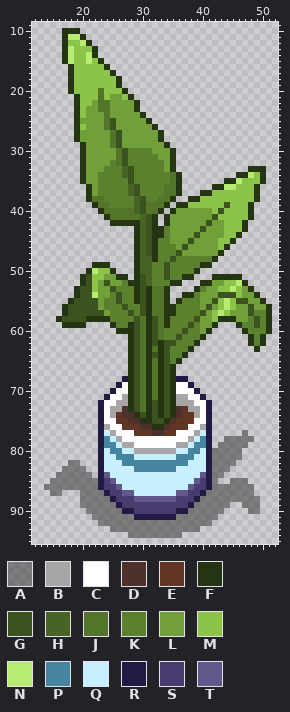
Sprite sheet: Assets/Overworld/House/tall_plant.png. The picture above was drawn from the file before the commit.
The file is 64x96 pixels. Shown: x 12..52, y 9..95.
Palette (. is transparent): A #2c2c2c7e  B #a7a5a5  C #ffffff  D #4f312c  E #613625  F #253413  G #3b531e  H #476425  J #53752a  K #5b802e  L #719f39  M #8cc448  N #b6ec72  P #45859f  Q #c7efff  R #221945  S #483b70  T #62578a
Pixels before (only the part around the change), first column x 12:
62 ................FGJFGFGGKKKF........FKF..
63 ................FGJFJFGKKKF..........F...
64 ................FGJFGFGKKF...............
65 ................FGJFJFGKF................
66 ................FGJFJFGF.................
67 ................FGJFJFGF.................
68 ...............RFGJFJFGFRR...............
69 ..............RCFGJFJFGFCCR..............
70 .............RCCFGJFJFGFCCCR.............
71 ............RCCBFGJFJFGFBBCCR............
72 ...........RCCBBFGJFGFGFBBBCCR...........
73 ...........RCBBDFGJFGFGFDEBBCR...........
74 ...........RCBEDDFGFGFGFDEEBCR...........
75 ...........RCCEEDDFFGGFDEEECCR...........
76 ...........RBCCEEEDDFFDEEECCBR...........
77 ...........RQBCCCEEEDDEECCCBQR.....A.....
78 ...........RPQBCCCCCCCCCCCBQPR..AAAAA....
79 ...........RPPQBBCCCCCCCBBQPPR.AAAAA.....
80 ...........RQPPQQBBBBBBBQQPPQRAAAAA......
81 ...........RQQPPPQQQQQQQPPPQQRAAAAA......
82 ......AA...RQQQPPPPPPPPPPPQQQRAAAA.......
83 .....AAAA..RQQQQQPPPPPPPQQQQQRAAA........
84 ....AAAAAA.RTQQQQQQQQQQQQQQQTRAA.........
85 ...AAAAAAAARSTQQQQQQQQQQQQQTSRA..AAA.....
86 ..AAAAAAAAARSSTQQQQQQQQQQQTSSRAAAAAAA....
87 ...AA...AAAARSSTTQQQQQQQTTSSRAAAAAAAA....
88 ........AAAAARSSSTTTTTTTSSSRAAAAAAAAAA...
89 ........AAAAAARSSSSSSSSSSSRAAAAAA..AAA...
90 .........AAAAAARRSSSSSSSRRAAAAAA....AA...
91 ..........AAAAAAARRRRRRRAAAAAAA..........
92 ...........AAAAAAAAAAAAAAAAAAA...........
93 .............AAAAAAAAAAAAAAA.............
94 ................AAAAAAAAA................
95 .........................................
New version:
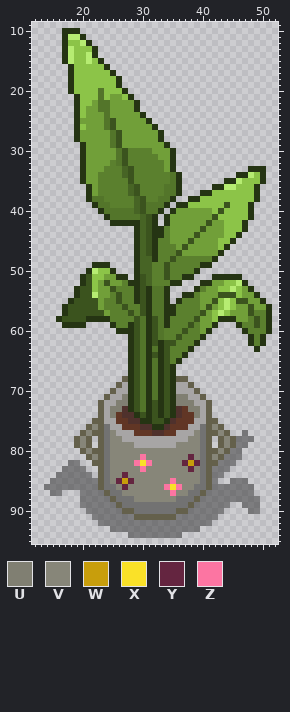
Colours new in this view: U #807f72  V #878679  W #c89e0c  X #fae128  Y #642540  Z #fc75a2
Change:
Colour R changes from #221945 to #64604b.
Colour S changes from #483b70 to #727272.
Colour C gives way to colour B in row 69 at x 27 and 36 to 37; in row 70 at x 26 to 27 and 36 to 38; in row 71 at x 25 to 26 and 38 to 39; in row 72 at x 24 to 25 and 39 to 40; in rows 73 to 74 at x 24 and 40; in row 75 at x 24 to 25 and 39 to 40.
Colour C gives way to colour B in row 76 at x 25 to 26 and 38 to 39; in row 77 at x 26 to 28 and 36 to 38; in row 78 at x 27 to 37; in row 79 at x 29 to 35.
The edit adds colour R in row 75 at x 22 and 42; in row 76 at x 21 and 43; in row 77 at x 20, 22, 42 and 44; in row 78 at x 19, 21 and 43; in row 79 at x 19 and 21; in row 80 at x 20 and 22.
The edit adds colour R in row 81 at x 21; in row 82 at x 22.
Colour A gives way to colour R in row 78 at x 45; in row 79 at x 43 and 45; in row 80 at x 42 and 44; in row 81 at x 43; in row 82 at x 42.
Colour B gives way to colour S in row 76 at x 24 and 40.
Colour P gives way to colour S in rows 78 to 79 at x 24 and 40.
Colour Q gives way to colour S in row 77 at x 24 and 40; in rows 80 to 83 at x 24 and 40.
Colour T gives way to colour S in row 84 at x 24 and 40.
Colour B gives way to colour U in row 71 at x 27 and 36 to 37; in row 72 at x 26 to 27 and 36 to 38; in row 73 at x 25 to 26 and 38 to 39; in row 74 at x 25 and 39.
The edit adds colour V in row 76 at x 22 and 42; in row 77 at x 21 and 43; in rows 78 to 79 at x 20; in row 80 at x 21; in row 81 at x 22.
Colour A gives way to colour V in rows 78 to 79 at x 44; in row 80 at x 43; in row 81 at x 42.
Colour B gives way to colour V in row 77 at x 25 and 39; in row 78 at x 26 and 38; in row 79 at x 27 to 28 and 36 to 37; in row 80 at x 29 to 35.
Colour P gives way to colour V in row 79 at x 25 and 39; in row 80 at x 25 to 26 and 38 to 39; in row 81 at x 26 to 28 and 36 to 37; in row 82 at x 27 to 28 and 32 to 36; in row 83 at x 29 and 31 to 35.
Colour Q gives way to colour V in row 78 at x 25 and 39; in row 79 at x 26 and 38; in row 80 at x 27 to 28 and 36 to 37; in row 81 at x 25, 29, 31 to 35 and 39; in row 82 at x 25 to 26; in row 83 at x 25 to 28, 36 to 37 and 39.
Colour Q gives way to colour V in row 84 at x 25 to 26 and 28 to 39; in row 85 at x 29 to 34 and 36 to 38; in row 86 at x 28 to 33 and 37; in row 87 at x 29 to 34.
Colour T gives way to colour V in row 85 at x 25 and 39; in row 86 at x 26 and 38; in row 87 at x 27 to 28 and 36 to 37; in row 88 at x 29 to 35.
Colour Q gives way to colour W in row 82 at x 38; in row 85 at x 27.
Colour P gives way to colour X in row 82 at x 30.
Colour Q gives way to colour X in row 86 at x 35.
Colour P gives way to colour Y in row 81 at x 38; in row 82 at x 37.
Colour Q gives way to colour Y in row 82 at x 39; in row 83 at x 38; in row 84 at x 27; in row 85 at x 26 and 28; in row 86 at x 27.
Colour P gives way to colour Z in row 82 at x 29 and 31; in row 83 at x 30.
Colour Q gives way to colour Z in row 81 at x 30; in row 85 at x 35; in row 86 at x 34 and 36; in row 87 at x 35.
